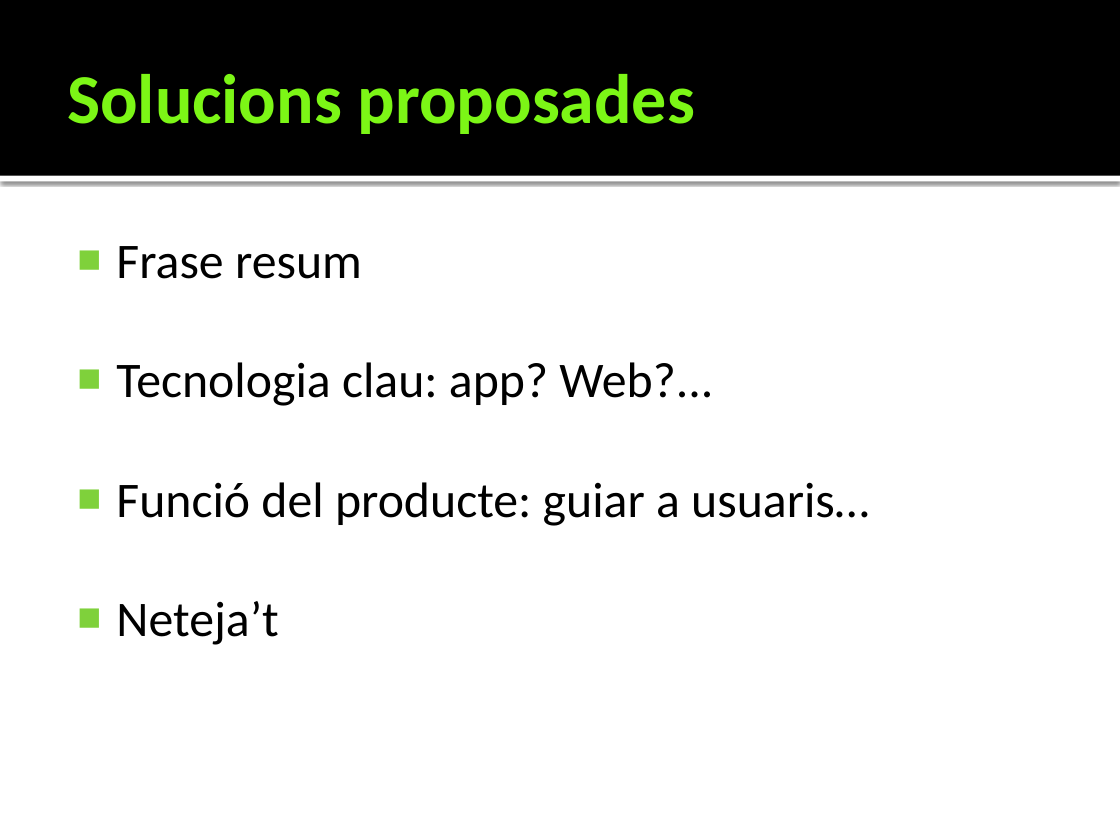
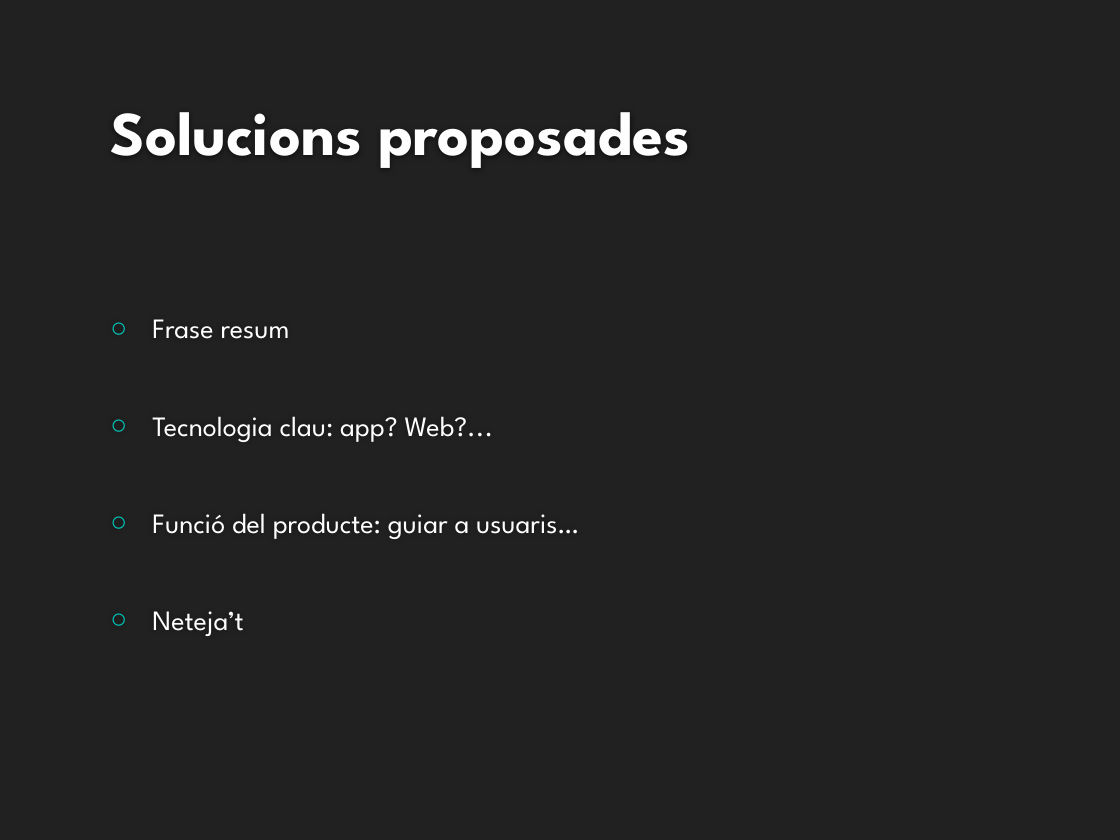
Before and after one commit to somhackathon19/somhackathon19-hackcritic, a slide deck: slide 4 of Netejat.pptx. Drawn at 1120x840 pixels with LibreOffice and Linux fonts; fonts in the diff are those of the drawing; background and template pictures are left out. Boxes give left, top, right and bottom in pixels: in the first picture for what was removed or moved away, otherwise in the second. Text is boxed around its words. In the diff, an @@ line names an element or a change of style, - is before the commit and + after.

```diff
--- a/Netejat.pptx
+++ b/Netejat.pptx
@@ background #FFFFFF to #212121 @@
@@ rectangle removed at bbox=[0, 0, 1120, 176] @@
@@ title "Solucions proposades": place and size @@
-title "Solucions proposades" at bbox=[67, 74, 695, 134]
+title "Solucions proposades" at bbox=[110, 112, 690, 168]
@@ title "Solucions proposades" at bbox=[110, 112, 690, 168]: size 45 to 40 pt, font Calibri to League Spartan, text colour #7BF616 to #FEFEFE; vertical alignment middle to bottom @@
@@ rectangle removed at bbox=[0, 176, 1120, 181] @@
@@ text "Frase resum": place and size @@
-text "Frase resum" at bbox=[116, 246, 869, 645]
+text "Frase resum" at bbox=[152, 319, 579, 636]
@@ text "Frase resum" at bbox=[152, 319, 579, 636]: size 32 to 18 pt, font Calibri to League Spartan, text colour #000000 to #FFFFFF; bullet ■ to ○; more space between paragraphs; bullet colour #7FD13B to #00C6BB; vertical alignment top to middle @@
```
Also in this commit, not shown: 4 other slides changed, 1 slide added, 1 slide removed.
